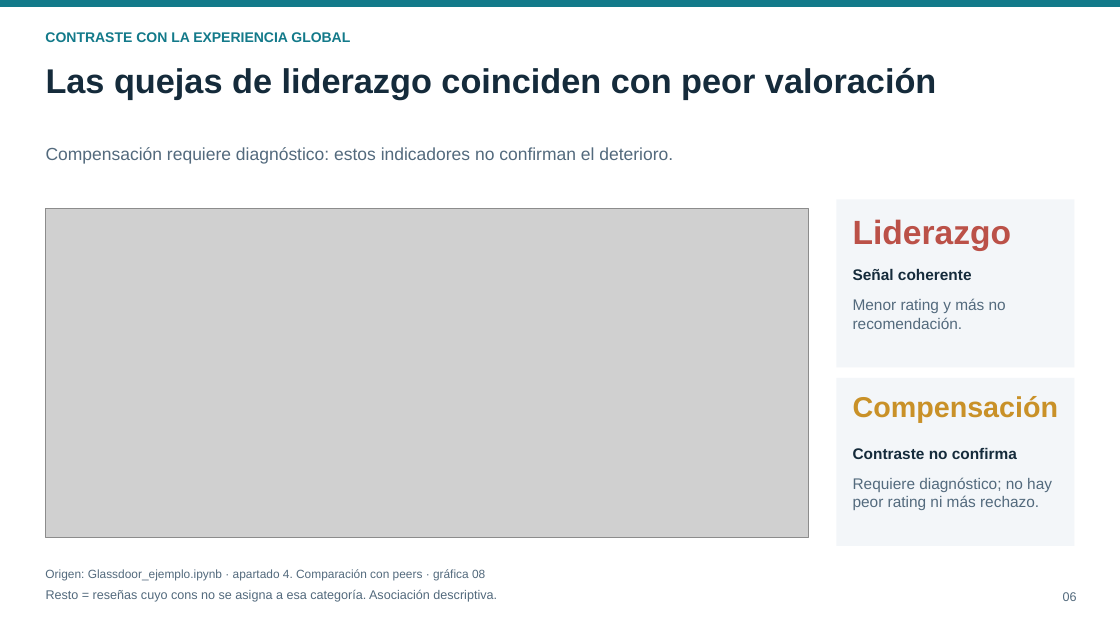
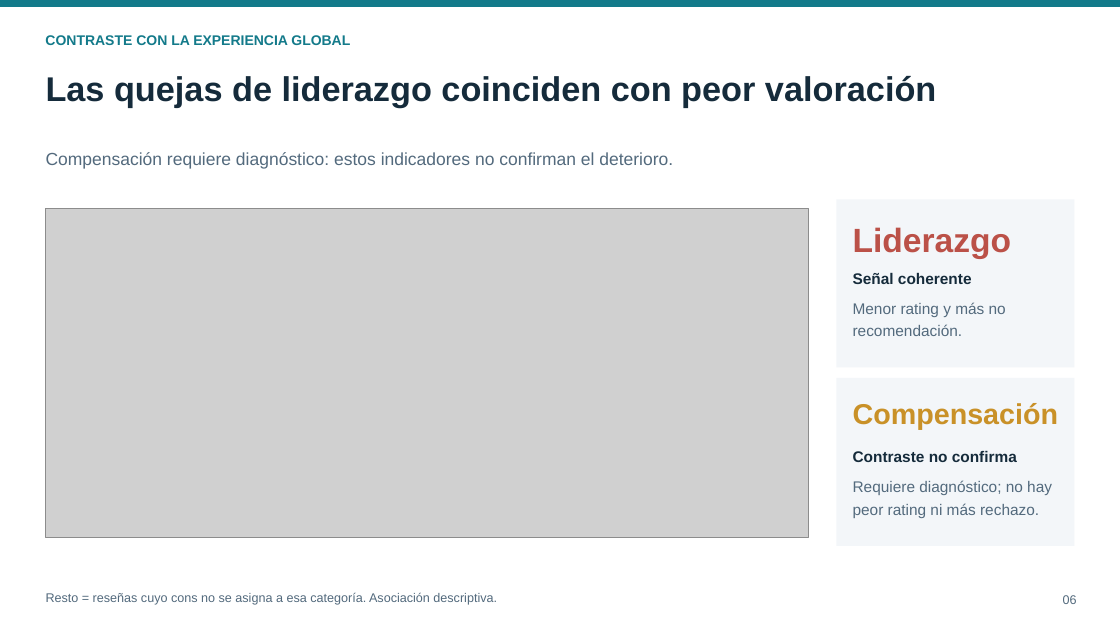
Before and after one commit to alvaromedinaro-png/Glassdoor, a slide deck: slide 6 of Analisis de reseñas (plantilla)2.pptx. Drawn at 1120x630 pixels with LibreOffice and Linux fonts; fonts in the diff are those of the drawing; grey boxes stand for pictures. Boxes give left, top, right and bottom in pixels: in the first picture for what was removed or moved away, otherwise in the second. Text is boxed around its words. In the diff, an @@ line names an element or a change of style, - is before the commit and + after.

Commit message:
Update presentation file 'Analisis de reseñas (plantilla)2.pptx'

```diff
--- a/Analisis de reseñas (plantilla)2.pptx
+++ b/Analisis de reseñas (plantilla)2.pptx
@@ text "CONTRASTE CON LA EXPERIENCIA GLOBAL" at [45,35,350,45]: line spacing 14.4pt to 1.2 @@
@@ text "Las quejas de liderazgo coinciden ..." at [46,76,936,108]: line spacing 35.3pt to 1.2 @@
@@ text "Compensación requiere diagnóstico: estos indicadores ..." at [46,152,673,169]: line spacing 18pt to 1.2 @@
@@ text "Liderazgo" at [853,227,1012,258]: line spacing 34.6pt to 1.2 @@
@@ text "Compensación" at [853,403,1059,430]: line spacing 29.5pt to 1.2 @@
@@ line spacing 15.8pt to 1.2 in 4 elements at [853,273,972,284], [853,302,1006,336], [853,451,1017,462], [853,480,1052,518] @@
@@ text removed at [45,569,485,580] @@
-Origen: Glassdoor_ejemplo.ipynb · apartado 4. Comparación con peers · gráfica 08
@@ text "Resto = reseñas cuyo cons ..." at [46,592,497,605]: line spacing 13pt to 1.2 @@
@@ text "06" at [1063,595,1077,604]: line spacing 13pt to 1.2 @@
```
Also in this commit, not shown: 9 other slides changed.
